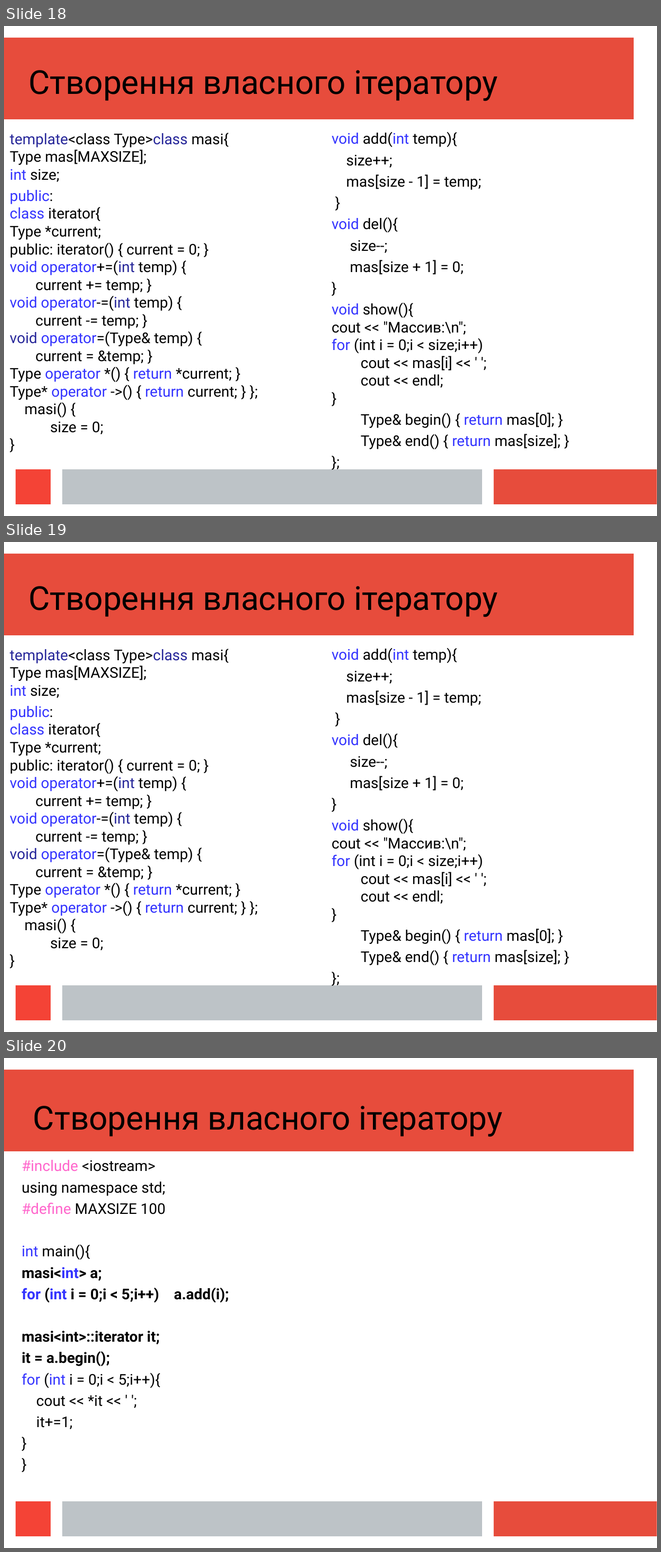
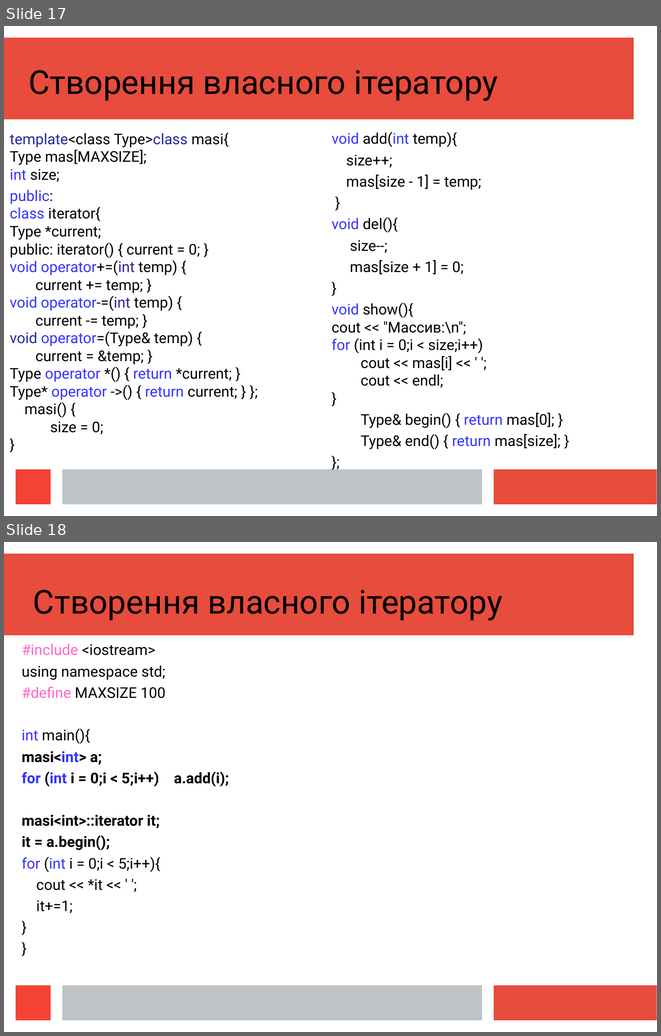
Before and after one commit to mecchmatProjects/CppCourse, a slide deck: Lect12_2/CppUkrTutor12_2.ppt. Shown one above the other, each under a label of ours: slides 18, 19 and 20 before the commit, slides 17 and 18 after it. The pictures are 661x1552 and 661x1036 pixels, drawn with LibreOffice and Linux fonts; fonts in the diff are those of the drawing. Boxes give left, top, right and bottom in pixels: in the first picture for what was removed or moved away, otherwise in the second. Text is boxed around its words. In the diff, an @@ line names an element or a change of style, - is before the commit and + after.

```diff
--- a/Lect12_2/CppUkrTutor12_2.ppt
+++ b/Lect12_2/CppUkrTutor12_2.ppt
@@ slide 19 removed at (x1=4, y1=542, x2=657, y2=1032), background #FFFFFF; not listed: 4 template elements that a slide beside it also shows @@
@@ text removed at (x1=28, y1=586, x2=498, y2=617) @@
-Створення власного ітератору
@@ text removed at (x1=10, y1=649, x2=237, y2=950) @@
-template<class Type>class masi{
-Type mas[MAXSIZE];
-int size;
-public:
-class iterator{
-Type *current;
-public: iterator() { current = 0; }
-void operator+=(int temp) {
-current += temp; }
-void operator-=(int temp) {
-current -= temp; }
-void operator=(Type& temp) {
-current = &temp; }
-Type operator *() { return *current; }
-Type* operator ->() { return current; } };
-masi() {
-size = 0;
-}
@@ text removed at (x1=332, y1=647, x2=560, y2=965) @@
-void add(int temp){
-size++;
-mas[size - 1] = temp;
-}
-void del(){
-size--;
-mas[size + 1] = 0;
-}
-void show(){
-cout << "Массив:\n";
-for (int i = 0;i < size;i++)
-cout << mas[i] << ' ';
-cout << endl;
-}
-Type& begin() { return mas[0]; }
-Type& end() { return mas[size]; }
-};
@@ what was slide 18 is now slide 17 @@
@@ what was slide 20 is now slide 18 @@
```
Also in this commit, not shown: 7 slides changed, 10 slides added, 2 other slides removed, 3 other files.
